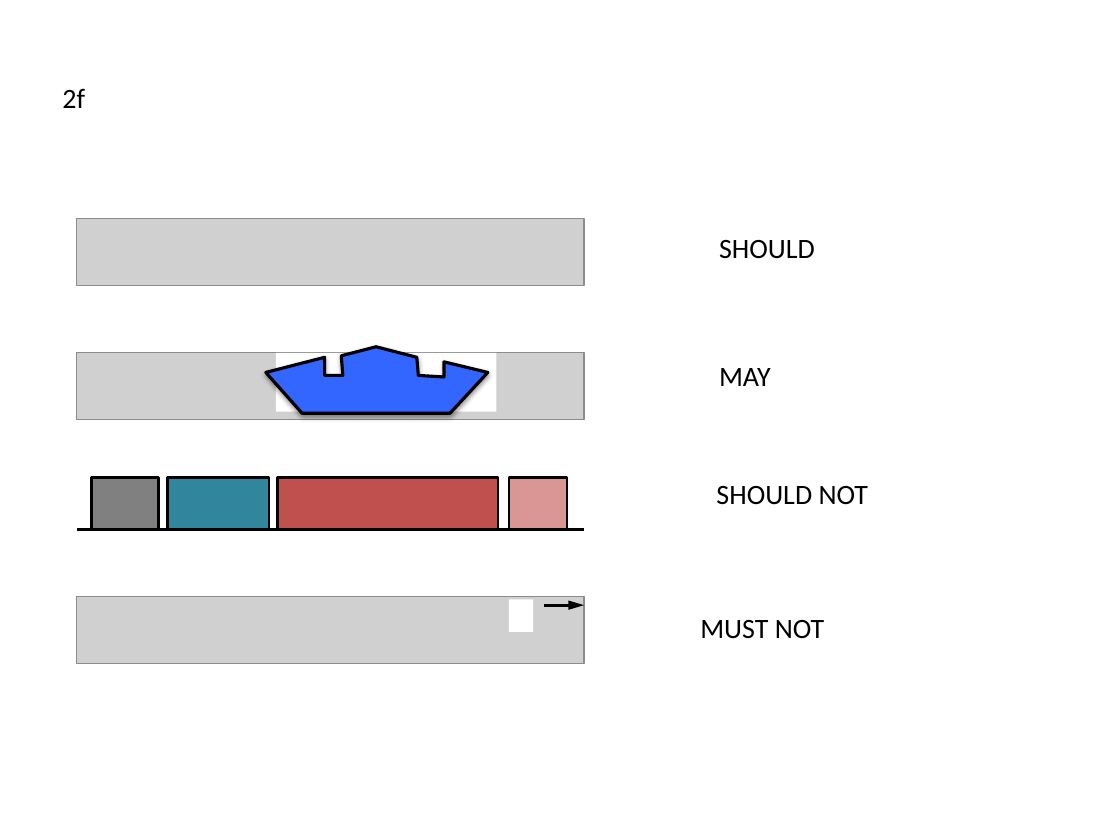
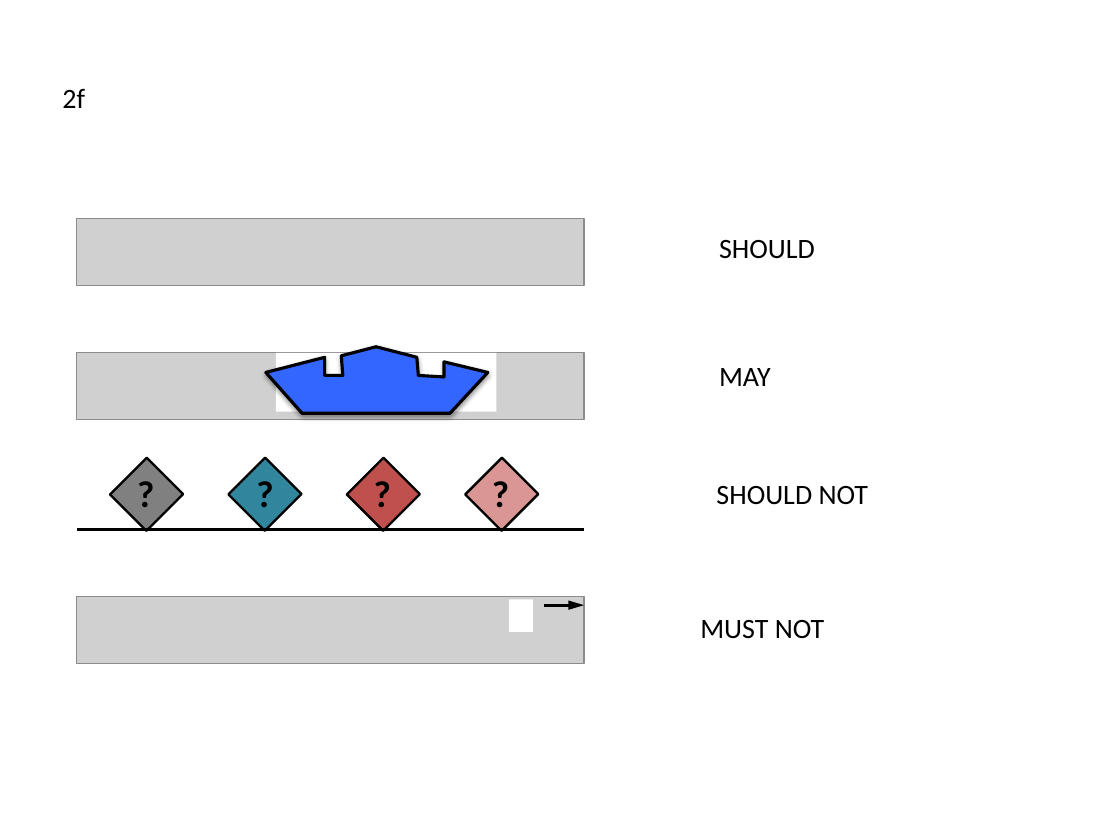
Before and after one commit to SynBioDex/SBOL-visual, a slide deck: slide 1 of specification/imgsrc/2.pptx. Drawn at 1120x840 pixels with LibreOffice and Linux fonts; fonts in the diff are those of the drawing; grey boxes stand for pictures. Boxes give left, top, right and bottom in pixels: in the first picture for what was removed or moved away, otherwise in the second. Text is boxed around its words. In the diff, an @@ line names an element or a change of style, - is before the commit and + after.

```diff
--- a/specification/imgsrc/2.pptx
+++ b/specification/imgsrc/2.pptx
@@ text added at bbox=[127, 465, 167, 521], 24 pt, text #000000, bold @@
+?
@@ text added at bbox=[245, 465, 286, 521], 24 pt, text #000000, bold @@
+?
@@ rotation 0 to 45 degrees in 4 elements at bbox=[110, 457, 183, 530], bbox=[465, 457, 538, 530], bbox=[229, 457, 302, 530], bbox=[347, 457, 419, 530] @@
@@ text added at bbox=[363, 465, 403, 521], 24 pt, text #000000, bold @@
+?
@@ text added at bbox=[480, 465, 521, 521], 24 pt, text #000000, bold @@
+?
```
Also in this commit, not shown: 12 other files.
